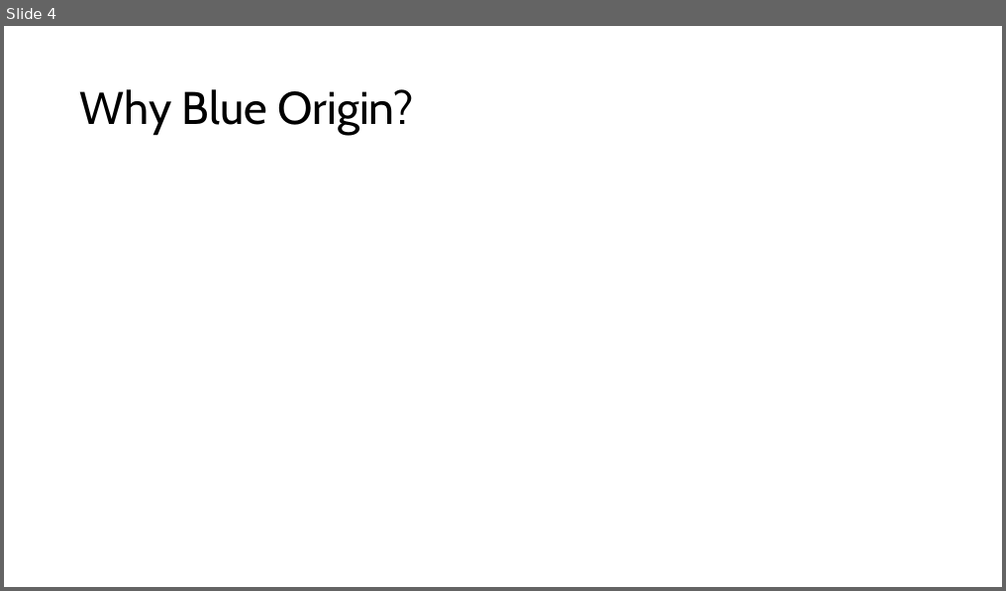
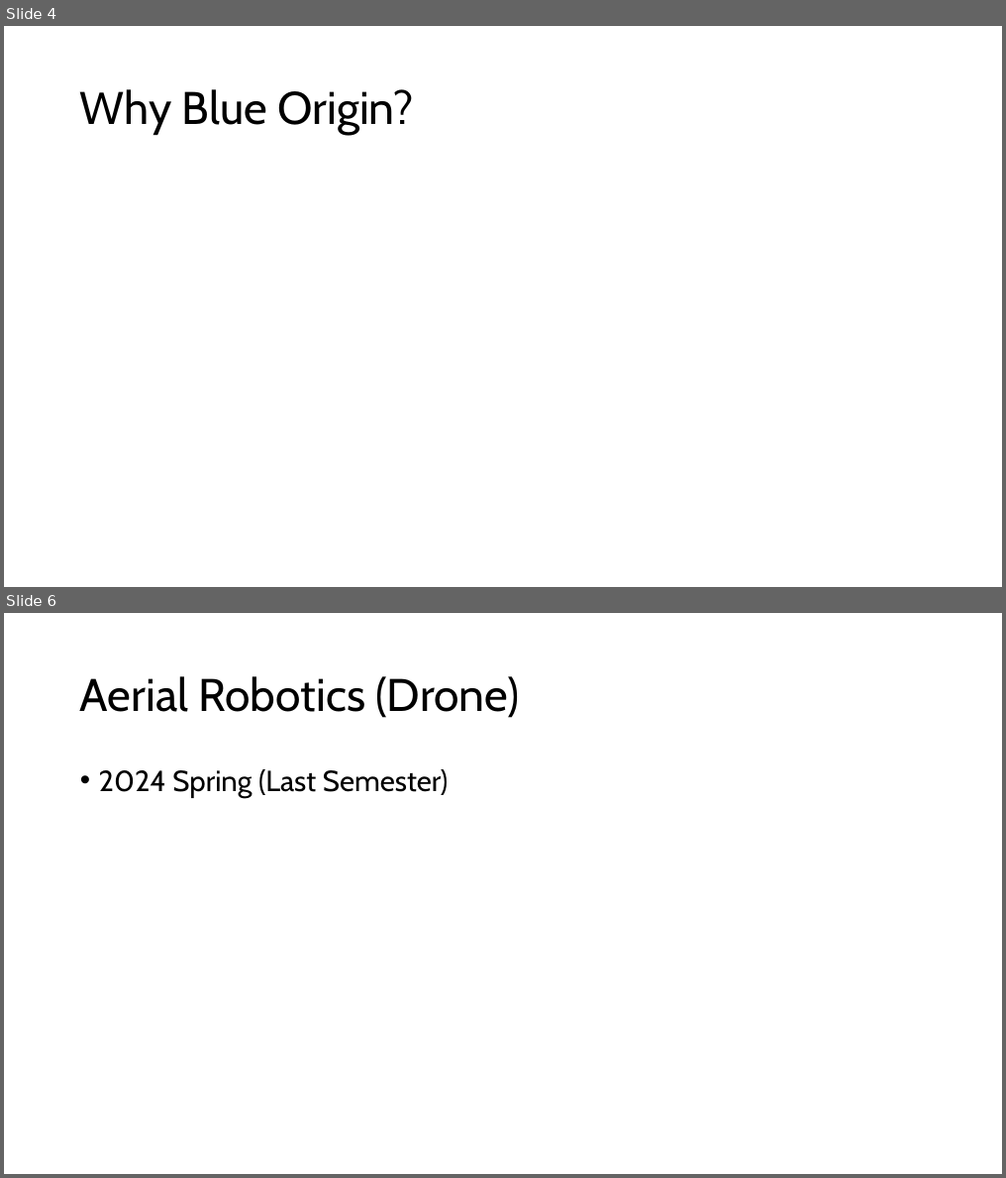
Before and after one commit to BamtolYy/2024-Summer, a slide deck: Employment/Bonsuck Koo.pptx. Shown one above the other, each under a label of ours: slide 4 before the commit, slides 4 and 6 after it; the slides between them are not shown. The pictures are 1006x591 and 1006x1178 pixels, drawn with LibreOffice and Linux fonts; fonts in the diff are those of the drawing. Boxes give left, top, right and bottom in pixels: in the first picture for what was removed or moved away, otherwise in the second. Text is boxed around its words. In the diff, an @@ line names an element or a change of style, - is before the commit and + after.

```diff
--- a/Employment/Bonsuck Koo.pptx
+++ b/Employment/Bonsuck Koo.pptx
@@ slide 6 added at (4, 613, 1002, 1174), background #FFFFFF @@
@@ title added at (80, 676, 520, 718), 44 pt, text #000000 @@
+Aerial Robotics (Drone)
@@ text added at (99, 769, 448, 798), 28 pt, text #000000 @@
+• 2024 Spring (Last Semester)
```
Also in this commit, not shown: 2 slides changed, 3 other slides added.
